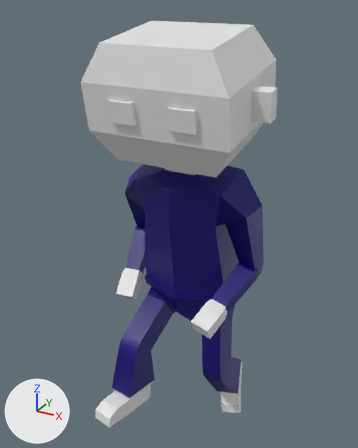
Renders of the FBX model Assets/Models/Mailman.fbx from each side of a commit.
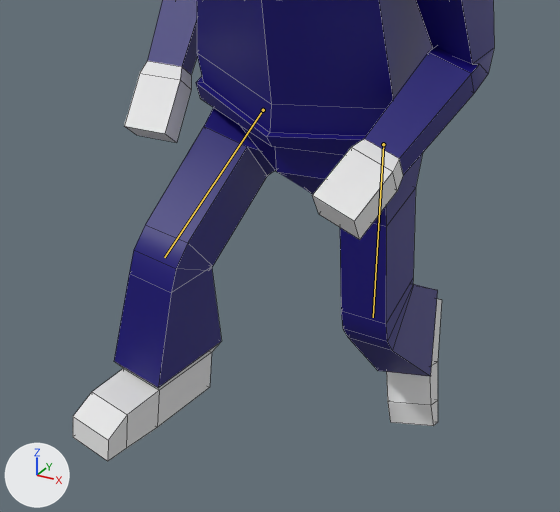
Each version is shown whole from a 50 mm camera at (0.974, -1.916, 2.066) aimed at (-0.036, -0.079, 1.147), then close up on the part from 19% to 81% of the width and 54% to 100% of the height. Every picture has the same lights, and +X, +Y and +Z are marked at lower left. Both versions are drawn at frame 7 of the action 'Armature|Run'; the numbers are the values there. The bones that change are drawn over the model as lines in the close-ups. The close-ups show mesh edges as thin lines.

In view in the first close-up: 'Police'.
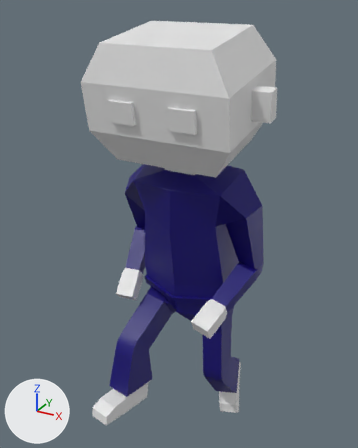
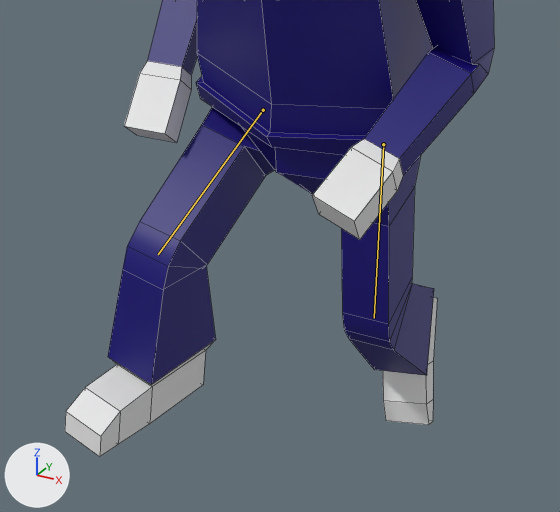
The edits, one by one:
Bone 'UpperLeg.L' (bone_upperleg_l) turns from (2, -1, 3) to (2, -4, 3) degrees about its own x, y and z.
Bone 'UpperLeg.R' (bone_upperleg_r) turns from (59, 1, -3) to (59, 4, -4) degrees about its own x, y and z.

Changed parts and their boxes [x1, y1, x2, y2] in the close-ups (560 x 512 px):
'Police', posed
    before: [73, 0, 494, 461]
    after: [65, 0, 494, 457]
bone 'UpperLeg.L', root to tip
    before: (383, 144) to (373, 317)
    after: (383, 144) to (374, 318)
bone 'UpperLeg.R', root to tip
    before: (263, 110) to (164, 257)
    after: (263, 110) to (158, 254)
